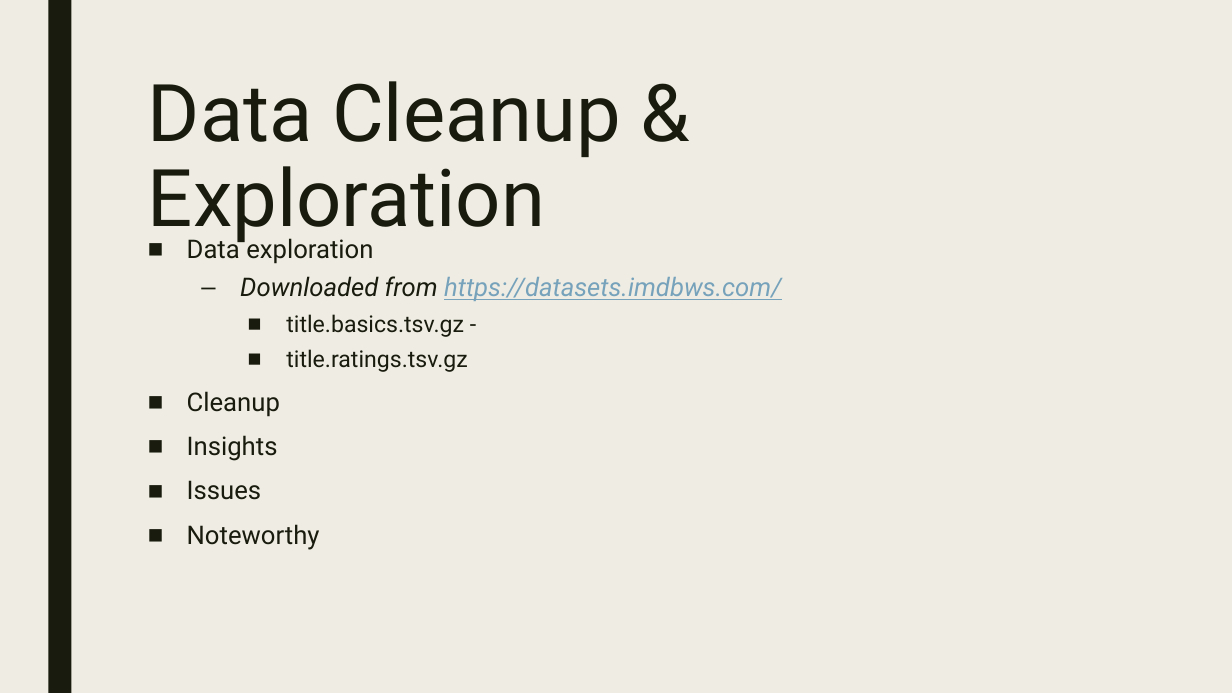
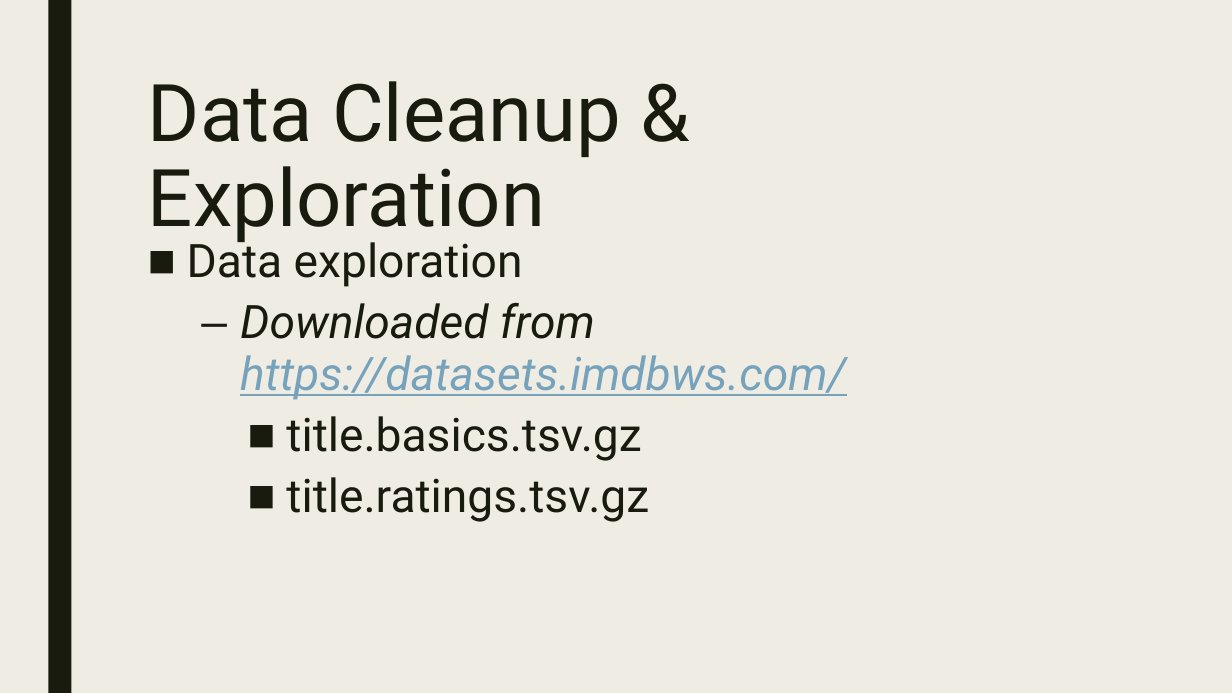
Before and after one commit to Zannyo/data-project-1, a slide deck: slide 3 of Presentation.pptx. Drawn at 1232x693 pixels with LibreOffice and Linux fonts; fonts in the diff are those of the drawing. Boxes give left, top, right and bottom in pixels: in the first picture for what was removed or moved away, otherwise in the second. Text is boxed around its words. In the diff, an @@ line names an element or a change of style, - is before the commit and + after.

```diff
--- a/Presentation.pptx
+++ b/Presentation.pptx
@@ text at box(187, 235, 846, 522): size 20 to 36 pt in "Data exploration", "Downloaded from https://datasets.imdbws.com/"; size 18 to 36 pt in "title.ratings.tsv.gz" @@
@@ text at box(187, 391, 320, 550): paragraphs removed @@
-■ Cleanup
-■ Insights
-■ Issues
-■ Noteworthy
@@ text at box(286, 416, 641, 461): text changed; size 18 to 36 pt @@
-    ■ title.basics.tsv.gz -
+    ■ title.basics.tsv.gz
```
Also in this commit, not shown: 4 other slides changed, 24 slides added, 1 slide removed, 2 other files.
